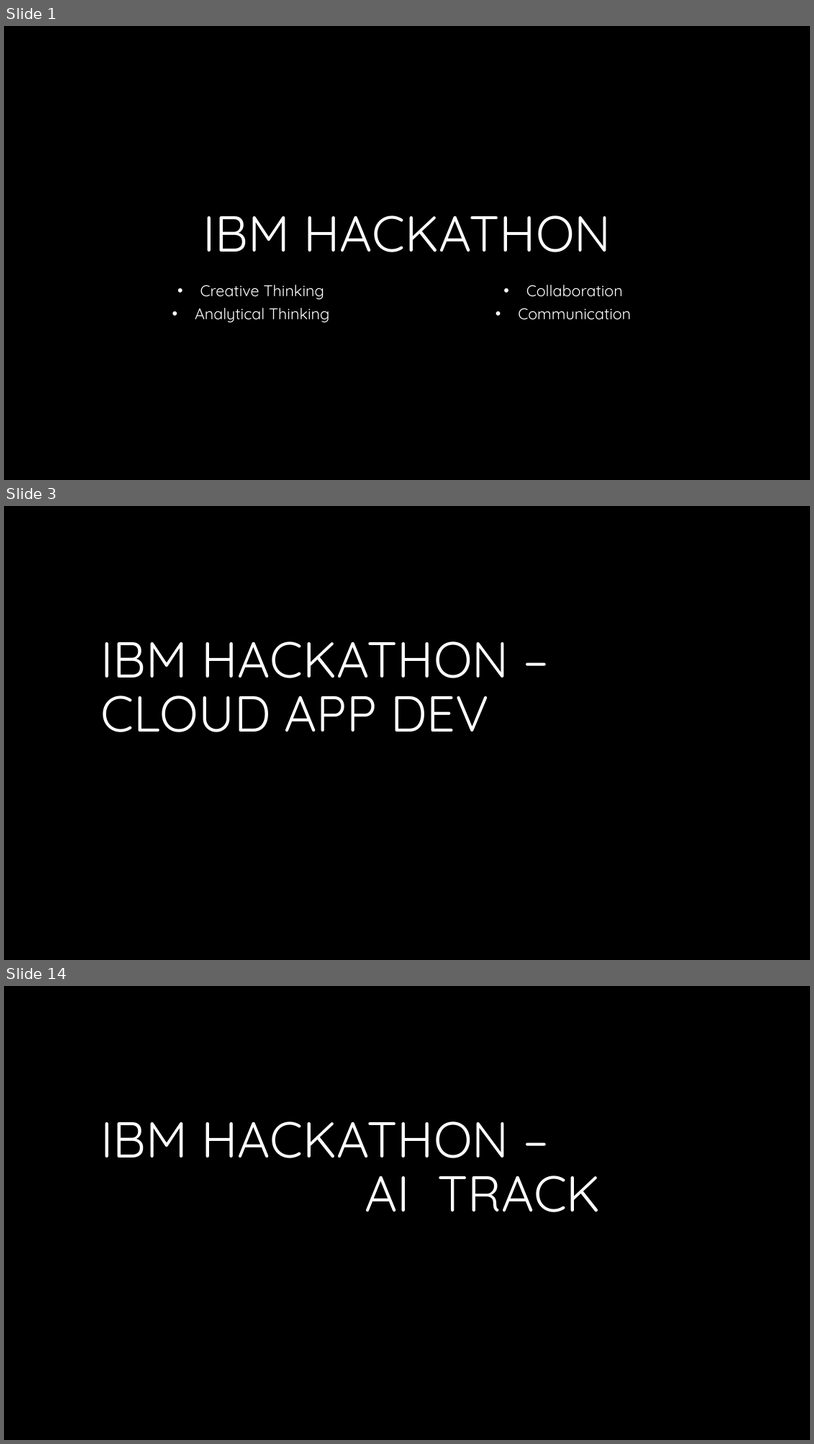
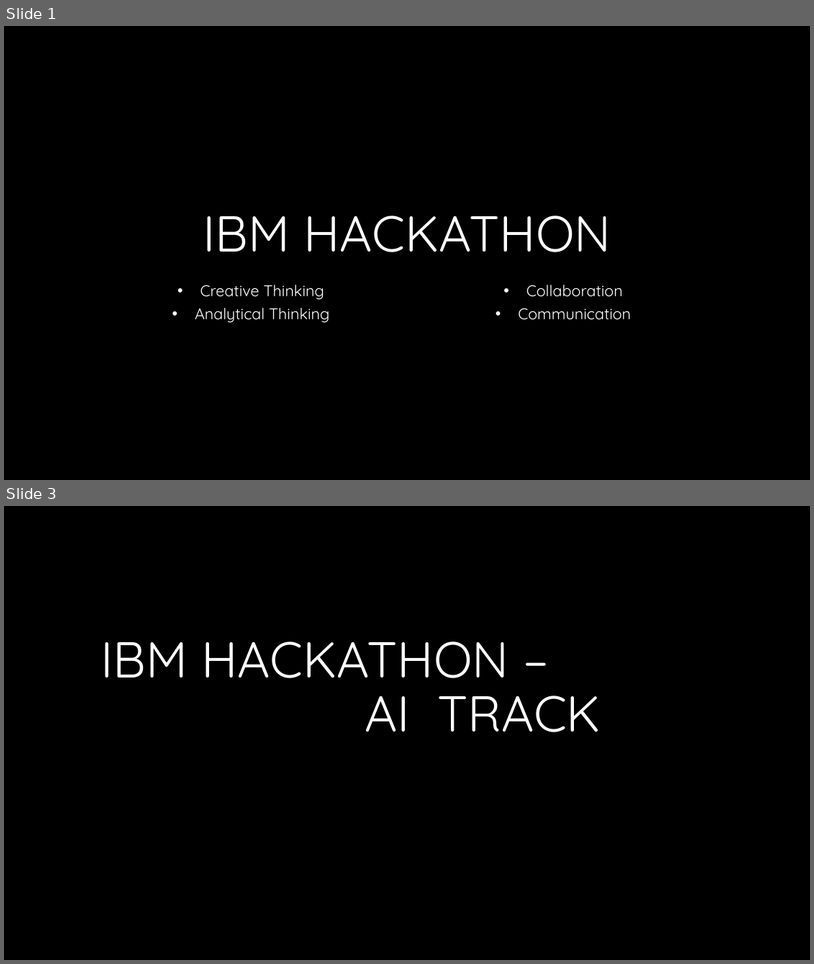
Before and after one commit to VictoriousMango/IBM-AI-Track, a slide deck: Basic Planner.pptx. Shown one above the other, each under a label of ours: slides 1, 3 and 14 before the commit, slides 1 and 3 after it; the slides between them are not shown. The pictures are 814x1444 and 814x964 pixels, drawn with LibreOffice and Linux fonts; fonts in the diff are those of the drawing; background and template pictures are left out. Boxes give left, top, right and bottom in pixels: in the first picture for what was removed or moved away, otherwise in the second. Text is boxed around its words. In the diff, an @@ line names an element or a change of style, - is before the commit and + after.

Commit message:
Removed Cloud App Dev Track

```diff
--- a/Basic Planner.pptx
+++ b/Basic Planner.pptx
@@ slide 3 removed at (4,506,810,960), background #000000 @@
@@ title removed at (100,641,509,732) @@
-IBM HACKATHON – CLOUD APP DEV
@@ what was slide 14 is now slide 3 @@
```
Also in this commit, not shown: 1 slide changed, 10 other slides removed.
